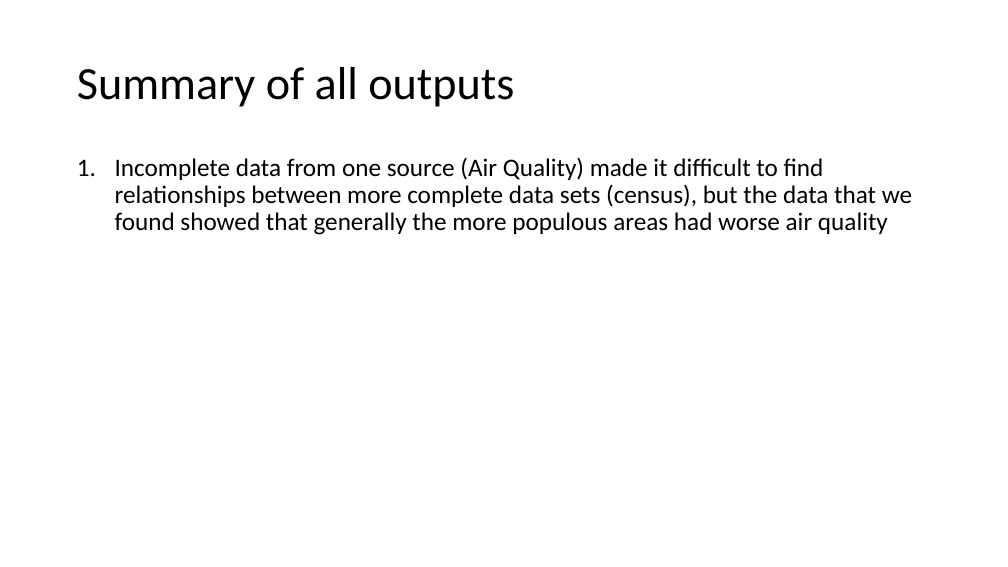
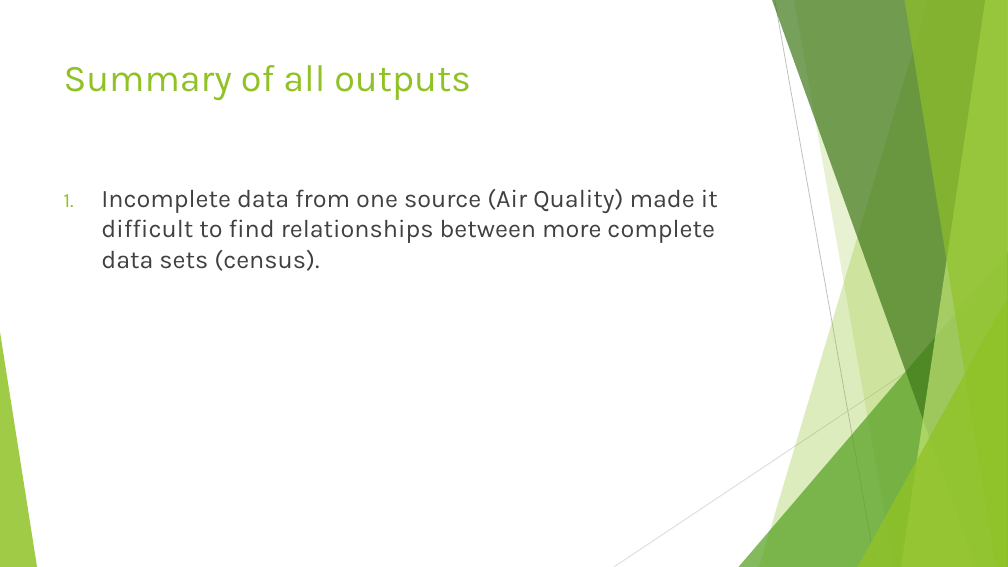
Before and after one commit to amxmongoose/City_Health, a slide deck: slide 9 of City_health_ppt.pptx (slide 8 before the commit). Drawn at 1008x567 pixels with LibreOffice and Linux fonts; fonts in the diff are those of the drawing. Boxes give left, top, right and bottom in pixels: in the first picture for what was removed or moved away, otherwise in the second. Text is boxed around its words. In the diff, an @@ line names an element or a change of style, - is before the commit and + after.

Commit message:
Added AQI slides(6,7,8) in ppt

```diff
--- a/City_health_ppt.pptx
+++ b/City_health_ppt.pptx
@@ title "Summary of all outputs": place and size @@
-title "Summary of all outputs" at box(77, 67, 514, 107)
+title "Summary of all outputs" at box(64, 65, 471, 101)
@@ title "Summary of all outputs" at box(64, 65, 471, 101): size 44 to 36 pt, font Calibri to Karla, text colour #000000 to #90C226; line spacing 0.9 to 1; vertical alignment middle to top @@
@@ text at box(101, 189, 718, 271): text changed; font Calibri to Karla; text colour #000000 to #404040 @@
-1. Incomplete data from one source (Air Quality) made it difficult to find relationships between more complete data sets (census), but the data that we found showed that generally the more populous areas had worse air quality
+1. Incomplete data from one source (Air Quality) made it difficult to find relationships between more complete data sets (census).
@@ group added at box(0, 0, 1008, 567): 5 freeform shapes, 3 triangles, 2 lines @@
```
Also in this commit, not shown: 6 other slides changed, 3 slides added, 2 slides removed.
